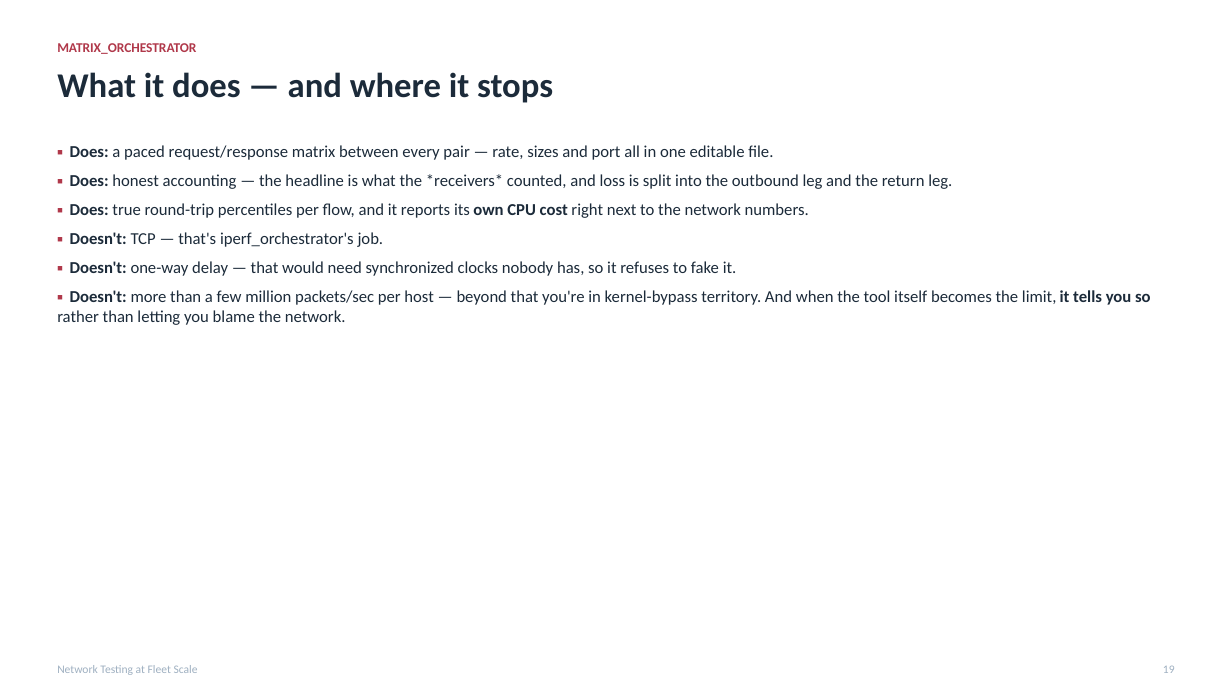
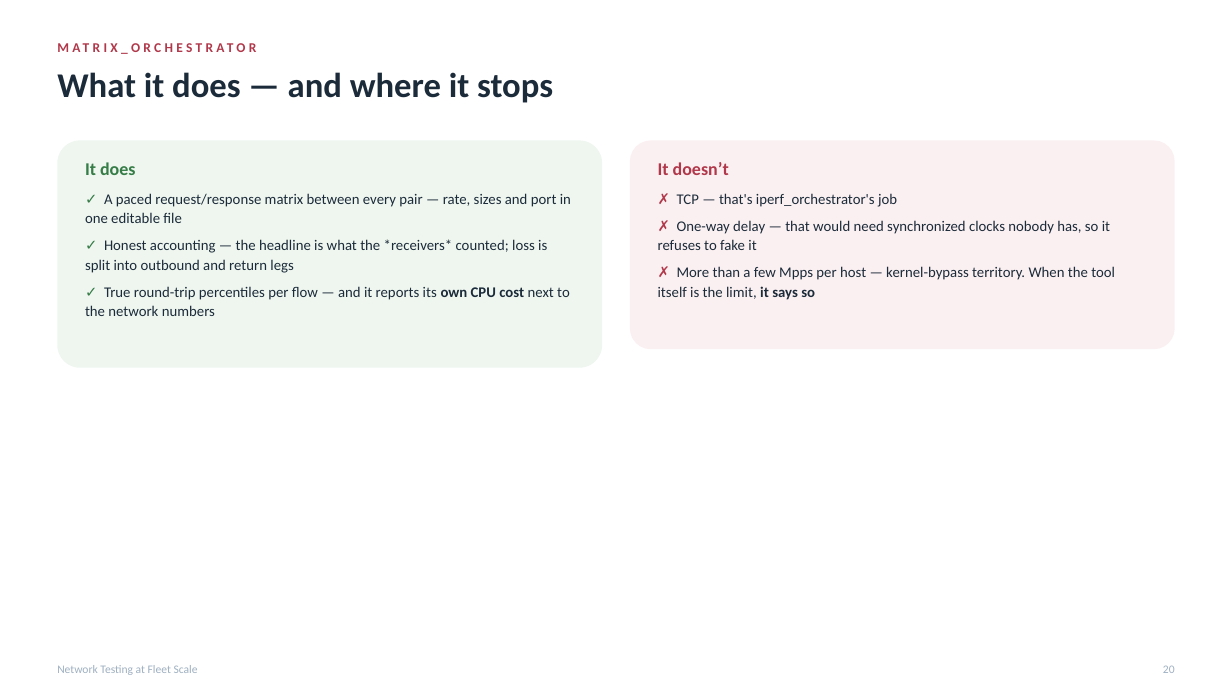
Before and after one commit to MartinGallagher-code/presentations, a slide deck: slide 20 of network-testing/network_testing.pptx (slide 19 before the commit). Drawn at 1232x693 pixels with LibreOffice and Linux fonts; fonts in the diff are those of the drawing. Boxes give left, top, right and bottom in pixels: in the first picture for what was removed or moved away, otherwise in the second. Text is boxed around its words. In the diff, an @@ line names an element or a change of style, - is before the commit and + after.

```diff
--- a/network-testing/network_testing.pptx
+++ b/network-testing/network_testing.pptx
@@ text "MATRIX_ORCHESTRATOR" at (x1=57, y1=39, x2=1175, y2=76): letter spacing 0 to 2.6 pt @@
@@ rounded rectangle added at (x1=57, y1=140, x2=603, y2=368), fill #EEF6EF @@
@@ rounded rectangle added at (x1=630, y1=140, x2=1176, y2=349), fill #FBF0F1 @@
@@ text at (x1=85, y1=162, x2=571, y2=316): text changed; size 13 to 11.5 pt @@
-▪ Does: a paced request/response matrix between every pair — rate, sizes and port all in one editable file.
-▪ Does: honest accounting — the headline is what the *receivers* counted, and loss is split into the outbound leg and the return leg.
-▪ Does: true round-trip percentiles per flow, and it reports its own CPU cost right next to the network numbers.
-▪ Doesn't: TCP — that's iperf_orchestrator's job.
-▪ Doesn't: one-way delay — that would need synchronized clocks nobody has, so it refuses to fake it.
-▪ Doesn't: more than a few million packets/sec per host — beyond that you're in kernel-bypass territory. And when the tool itself becomes the limit, it tells you so rather than letting you blame the network.
+It does
+✓ A paced request/response matrix between every pair — rate, sizes and port in one editable file
+✓ Honest accounting — the headline is what the *receivers* counted; loss is split into outbound and return legs
+✓ True round-trip percentiles per flow — and it reports its own CPU cost next to the network numbers
@@ text added at (x1=658, y1=162, x2=1115, y2=300), 11.5 pt, text #1C2B3A @@
+It doesn’t
+✗ TCP — that's iperf_orchestrator's job
+✗ One-way delay — that would need synchronized clocks nobody has, so it refuses to fake it
+✗ More than a few Mpps per host — kernel-bypass territory. When the tool itself is the limit, it says so
@@ text at (x1=1163, y1=665, x2=1175, y2=673): text changed @@
-19
+20
```
Also in this commit, not shown: 33 other slides changed, 1 slide added, 2 other files.
